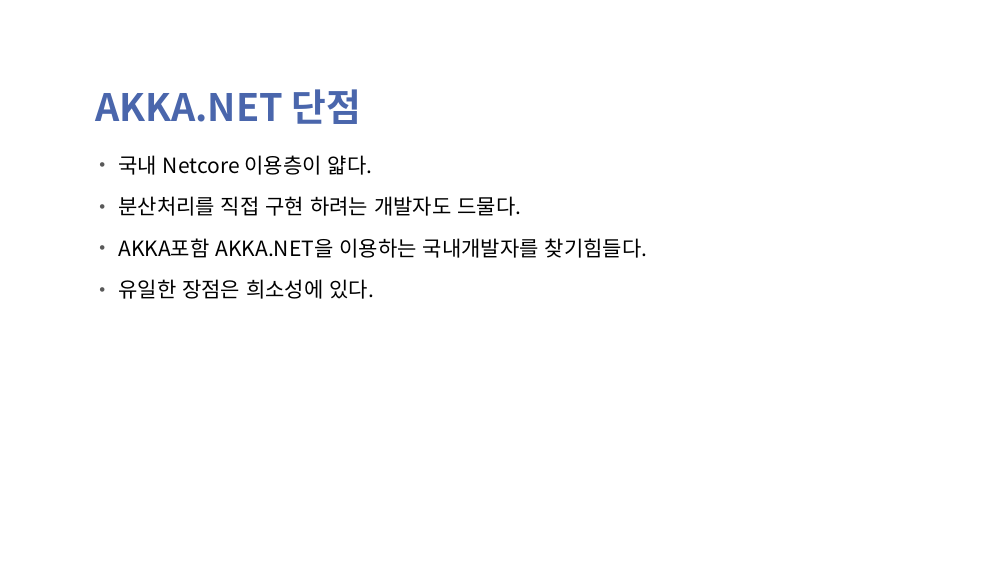
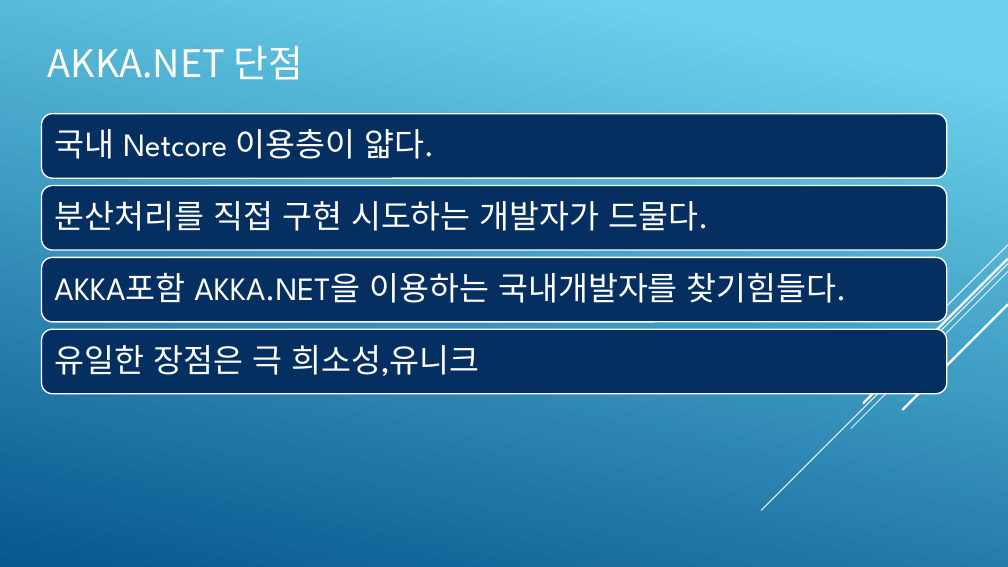
Before and after one commit to psmon/AkkaForNetCore, a slide deck: slide 6 of Doc/AKKA Introduce.pptx. Drawn at 1008x567 pixels with LibreOffice and Linux fonts; fonts in the diff are those of the drawing; background and template pictures are left out. Boxes give left, top, right and bottom in pixels: in the first picture for what was removed or moved away, otherwise in the second. Text is boxed around its words. In the diff, an @@ line names an element or a change of style, - is before the commit and + after.

```diff
--- a/Doc/AKKA Introduce.pptx
+++ b/Doc/AKKA Introduce.pptx
@@ background picture (left out) to gradient #6ED2EB to #06588E @@
@@ title "AKKA.NET 단점": place and size @@
-title "AKKA.NET 단점" at [96,89,362,124]
+title "AKKA.NET 단점" at [48,45,303,80]
@@ title "AKKA.NET 단점" at [48,45,303,80]: text colour #4A66AC to #FFFFFF, bold off; line spacing 0.8 to 1; vertical alignment bottom to middle @@
@@ text removed at [118,155,648,299] @@
-• 국내 Netcore 이용층이 얇다.
-• 분산처리를 직접 구현 하려는 개발자도 드물다.
-• AKKA포함 AKKA.NET을 이용하는 국내개발자를 찾기힘들다.
-• 유일한 장점은 희소성에 있다.
@@ group added at [761,245,1008,510]: 5 lines @@
@@ group added at [42,113,947,394]: 4 rounded rectangles, 4 texts @@
+국내 Netcore 이용층이 얇다.
+분산처리를 직접 구현 시도하는 개발자가 드물다.
+AKKA포함 AKKA.NET을 이용하는 국내개발자를 찾기힘들다.
+유일한 장점은 극 희소성,유니크
```
Also in this commit, not shown: 21 other slides changed.
